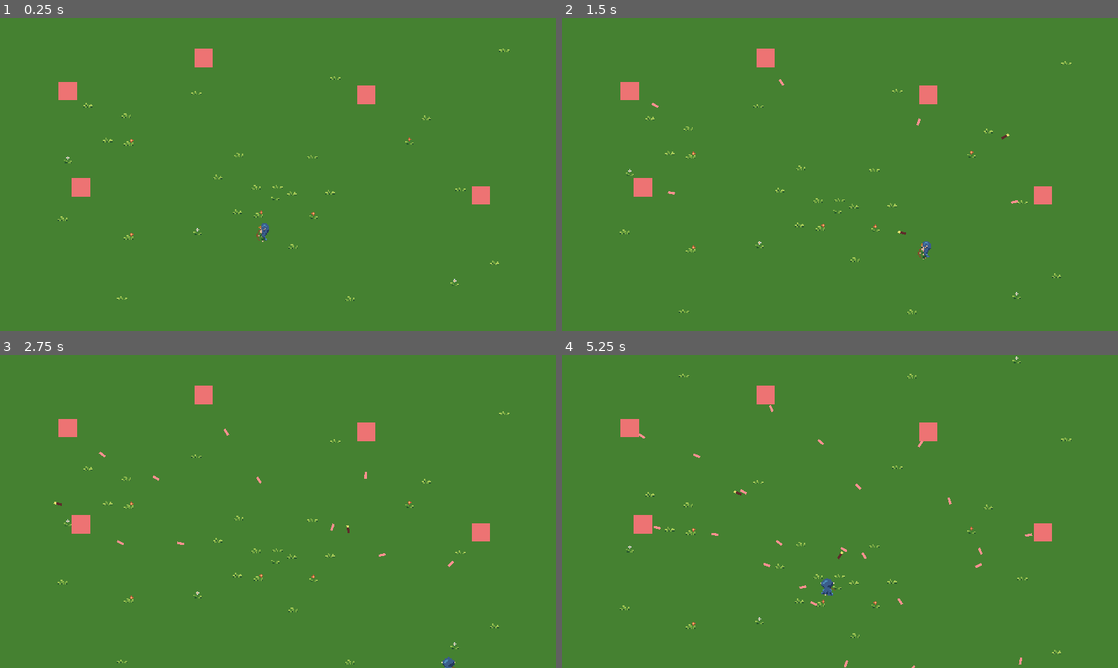
Above: before the commit, frames 1-4 (two rows, left to right).
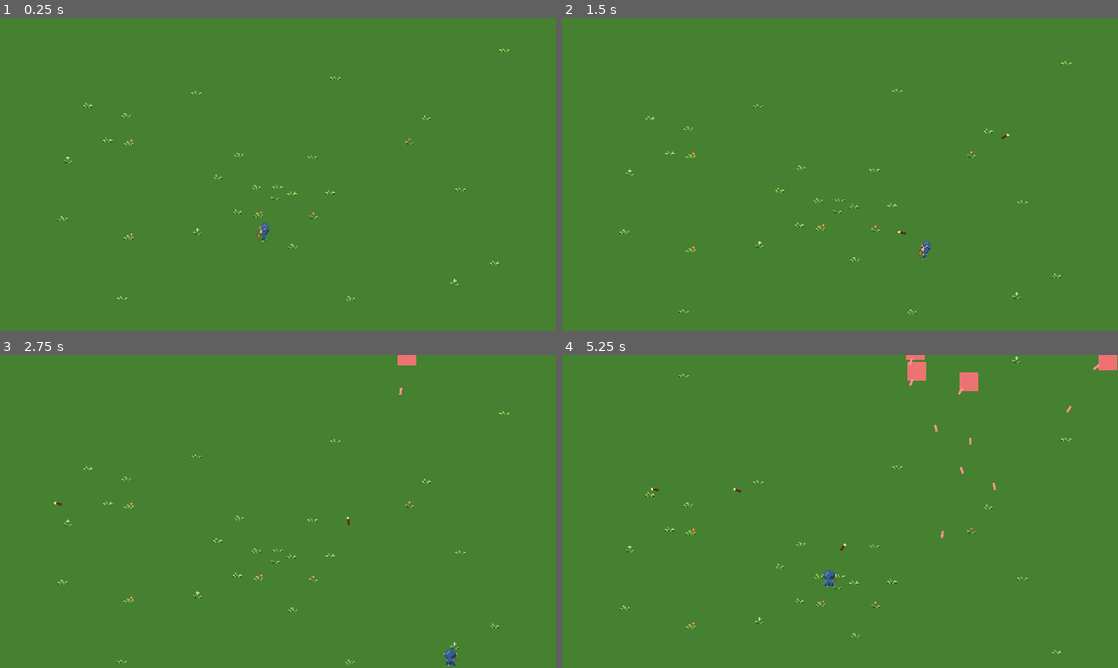
Above: after the commit, the same moments.

Repository: marcelomandaji/project_bullet_hell
Game: Godot game, scene res://Levels/Level.tscn
Same seed, same stepped clock (60 frames per second), same inputs: the game is played once before the commit and once after it.
Inputs (mouse positions are in pixels of both pictures, inside the frame that each line leads up to):
- Up to frame 1 (0.25 s): no input
- Up to frame 2 (1.5 s): move the mouse to (962, 158) at 0.52 s; hold Right (ui_right) 0.53-1.28 s; click (962, 158) at 0.6 s; move the mouse to (728, 190) at 1.27 s; hold Down (ui_down) from 1.28 s (still down); click (728, 190) at 1.35 s
- Up to frame 3 (2.75 s): move the mouse to (333, 442) at 2.02 s; release Down (ui_down) at 2.03 s; hold Right (ui_right) from 2.03 s (still down); click (333, 442) at 2.1 s
- Up to frame 4 (5.25 s): move the mouse to (812, 574) at 2.77 s; release Right (ui_right) at 2.78 s; hold Up (ui_up) 2.78-3.53 s; click (812, 574) at 2.85 s; move the mouse to (1006, 558) at 3.52 s; hold Left (ui_left) 3.53-5.03 s; click (1006, 558) at 3.6 s; move the mouse to (673, 464) at 4.27 s; click (673, 464) at 4.35 s; move the mouse to (867, 511) at 5.02 s; hold Down (ui_down) from 5.03 s (still down); click (867, 511) at 5.1 s

The runs differ from the first frame. In frame 1, 1.0% of the frame differs, in the area x 10-89%, y 9-60%; in frame 2, 1.0%; in frame 3, 1.3%; in frame 4, 2.1%, in the area x 10-100%, y 0-100%.

Commit message:
Random Enemies

Diff:
--- a/Enemies/Enemy.gd
+++ b/Enemies/Enemy.gd
@@ -19,6 +19,9 @@
 	get_parent().add_child(bullet)
 
 
+func _physics_process(_delta):
+	self.position.y += .15
+
 func _on_Timer_timeout():
 
 	fire()
--- /dev/null
+++ b/Levels/Level.gd
@@ -0,0 +1,13 @@
+extends Node2D
+
+var Enemy = preload("res://Enemies/Enemy.tscn")
+
+
+func _on_Timer_timeout():
+	set_enemy()
+
+
+func set_enemy():
+	var enemy = Enemy.instance()
+	enemy.global_position = Vector2(rand_range(0, 480), -15)
+	add_child(enemy)
--- a/Levels/Level.tscn
+++ b/Levels/Level.tscn
@@ -1,12 +1,19 @@
-[gd_scene load_steps=6 format=2]
+[gd_scene load_steps=8 format=2]
 
 [ext_resource path="res://Player/Player.tscn" type="PackedScene" id=1]
-[ext_resource path="res://Enemies/Enemy.tscn" type="PackedScene" id=2]
 [ext_resource path="res://Levels/bg.gd" type="Script" id=3]
 [ext_resource path="res://Assets/bg.png" type="Texture" id=4]
 [ext_resource path="res://Levels/Cursor.gd" type="Script" id=5]
+[ext_resource path="res://Levels/Level.gd" type="Script" id=6]
+
+[sub_resource type="RectangleShape2D" id=1]
+extents = Vector2( 240, 10 )
+
+[sub_resource type="RectangleShape2D" id=2]
+extents = Vector2( 10, 135 )
 
 [node name="Level" type="Node2D"]
+script = ExtResource( 6 )
 
 [node name="bg" type="Sprite" parent="."]
 texture = ExtResource( 4 )
@@ -22,30 +29,37 @@
 [node name="Player" parent="." instance=ExtResource( 1 )]
 position = Vector2( 227.416, 185.208 )
 
-[node name="Enemy" parent="." instance=ExtResource( 2 )]
-position = Vector2( 316.24, 66.1459 )
-
-[node name="Enemy2" parent="." instance=ExtResource( 2 )]
-position = Vector2( 58.5863, 62.996 )
-
-[node name="Enemy3" parent="." instance=ExtResource( 2 )]
-position = Vector2( 175.759, 34.6478 )
-
-[node name="Enemy4" parent="." instance=ExtResource( 2 )]
-position = Vector2( 415.144, 153.08 )
-
-[node name="Enemy5" parent="." instance=ExtResource( 2 )]
-position = Vector2( 69.9255, 146.151 )
-
 [node name="Cursor" type="Node" parent="."]
 script = ExtResource( 5 )
 
-[editable path="Enemy"]
+[node name="Timer" type="Timer" parent="."]
+autostart = true
 
-[editable path="Enemy2"]
+[node name="StaticBody2D" type="StaticBody2D" parent="."]
+collision_mask = 0
 
-[editable path="Enemy3"]
+[node name="CollisionShape2D" type="CollisionShape2D" parent="StaticBody2D"]
+position = Vector2( 240, -10 )
+shape = SubResource( 1 )
 
-[editable path="Enemy4"]
+[node name="StaticBody2D2" type="StaticBody2D" parent="."]
+collision_mask = 0
 
-[editable path="Enemy5"]
+[node name="CollisionShape2D" type="CollisionShape2D" parent="StaticBody2D2"]
+position = Vector2( 240, 280 )
+shape = SubResource( 1 )
+
+[node name="StaticBody2D3" type="StaticBody2D" parent="."]
+collision_mask = 0
+
+[node name="CollisionShape2D" type="CollisionShape2D" parent="StaticBody2D3"]
+position = Vector2( -10, 135 )
+shape = SubResource( 2 )
+
+[node name="StaticBody2D4" type="StaticBody2D" parent="."]
+collision_mask = 0
+
+[node name="CollisionShape2D" type="CollisionShape2D" parent="StaticBody2D4"]
+position = Vector2( 490, 135 )
+shape = SubResource( 2 )
+[connection signal="timeout" from="Timer" to="." method="_on_Timer_timeout"]
--- a/Player/Player.tscn
+++ b/Player/Player.tscn
@@ -214,12 +214,11 @@
 
 [sub_resource type="AnimationNodeStateMachinePlayback" id=25]
 
-[sub_resource type="CircleShape2D" id=27]
+[sub_resource type="CircleShape2D" id=26]
 radius = 1.48166
 
 [node name="Player" type="KinematicBody2D"]
 collision_layer = 2
-collision_mask = 0
 script = ExtResource( 1 )
 
 [node name="Sprite" type="Sprite" parent="."]
Not shown: 3 places in Player/Player.tscn that only renumber resources
